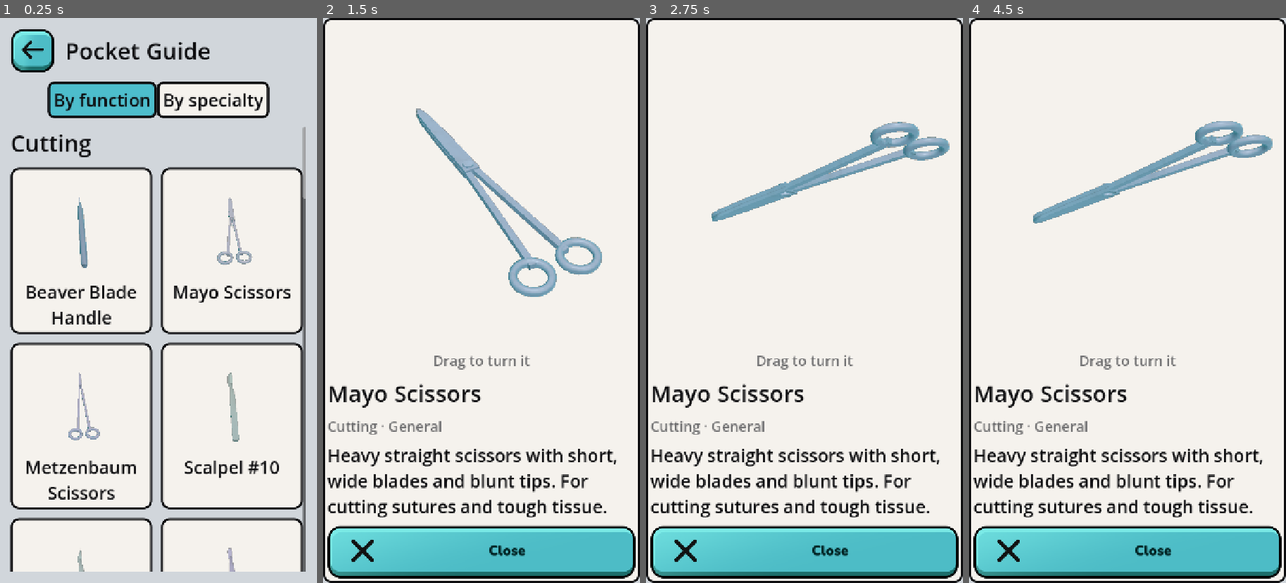
Above: before the commit, frames 1-4 (left to right).
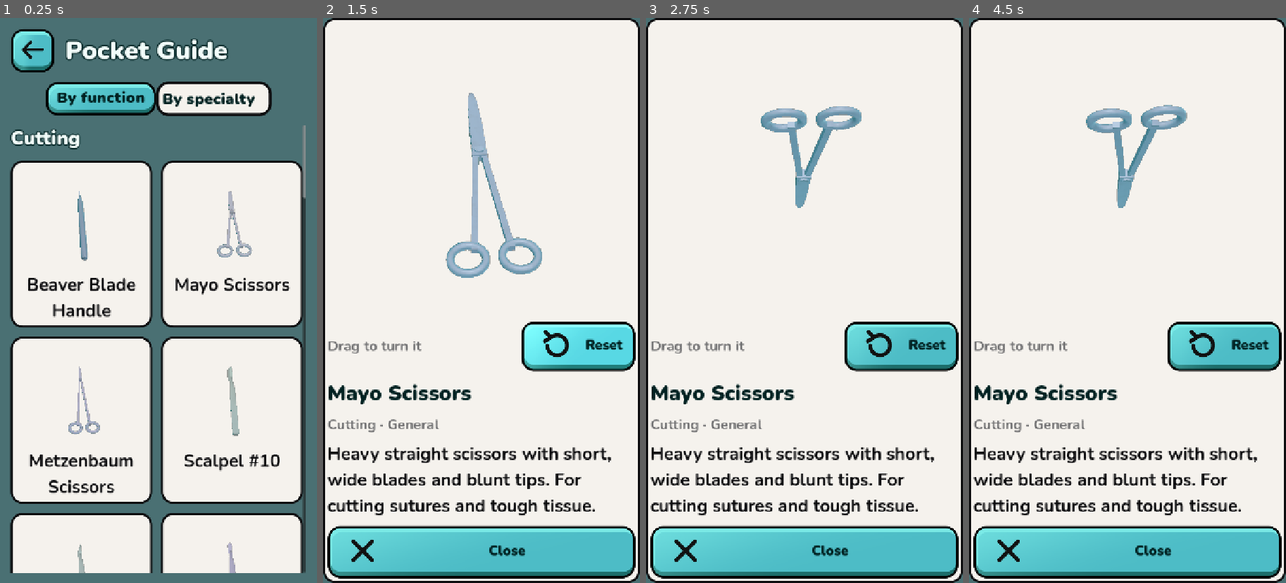
Above: after the commit, the same moments.

Repository: optimisticlucio/untitled-game-jam-game
Game: Godot game, scene res://ui/pocket_guide.tscn
The game is run twice, just before and just after one commit, with the same random seed, the same clock (stepped at 60 frames per second) and the same inputs. This scene is started directly instead of the project's main scene.
Inputs (mouse positions are in pixels of both pictures, inside the frame that each line leads up to):
- Up to frame 1 (0.25 s): no input
- Up to frame 2 (1.5 s): tap Enter at 0.5 s; move the mouse to (551, 272) at 0.52 s; click (551, 272) at 0.67 s; click (579, 345) at 1.25 s, where only the run after the commit has a clickable "Reset"
- Up to frame 3 (2.75 s): drag from (804, 181) to (788, 413) at 2.02 s
- Up to frame 4 (4.5 s): tap Space at 2.75 s; move the mouse to (1159, 176) at 2.77 s; click (1159, 176) at 2.92 s; click (1000, 51) at 3.5 s; tap Enter at 4.25 s; drag from (1111, 413) to (1032, 215) at 4.27 s

The runs differ from the first frame. In frame 1, 45% of the frame differs, in the area x 0-100%, y 0-100%; in frame 2, 13%; in frame 3, 13%; in frame 4, 13%.

Commit message:
Pocket Guide in the game's style; Reset in the tool view
All UI text in Nunito (the buttons' rounded font). Screen and section
titles light with a dark outline, like the logo's lettering (ScreenTitle,
SectionTitle; also on Levels and Leaderboard). The guide's tabs are the
painted button when selected; cards and tabs have the buttons' rounder
corners and a dark bottom edge. The guide keeps a solid background, now the
room's teal. In a tool's view, Reset turns the tool smoothly back to how it
started, and each tool opens the right way up.

Co-Authored-By: Claude Opus 5.5 <noreply@anthropic.com>

Diff:
--- /dev/null
+++ b/ui/icons/reset.svg
@@ -0,0 +1 @@
+<svg xmlns="http://www.w3.org/2000/svg" width="96" height="96" viewBox="0 0 96 96"><!-- placeholder: turn back --><path d="M24 50 A26 26 0 1 0 34 28" fill="none" stroke="#111" stroke-width="10" stroke-linecap="round"/><path d="M20 14 L34 28 L18 38" fill="none" stroke="#111" stroke-width="10" stroke-linecap="round" stroke-linejoin="round"/></svg>
--- a/ui/leaderboard.tscn
+++ b/ui/leaderboard.tscn
@@ -49,7 +49,7 @@
 
 [node name="Title" type="Label" parent="Margin/Column/TopBar" unique_id=1250298023]
 layout_mode = 2
-theme_type_variation = &"HeaderLabel"
+theme_type_variation = &"ScreenTitle"
 text = "Leaderboard"
 vertical_alignment = 1
 
--- a/ui/level_select.tscn
+++ b/ui/level_select.tscn
@@ -49,7 +49,7 @@
 
 [node name="Title" type="Label" parent="Margin/Column/TopBar"]
 layout_mode = 2
-theme_type_variation = &"HeaderLabel"
+theme_type_variation = &"ScreenTitle"
 text = "Levels"
 vertical_alignment = 1
 
--- a/ui/pocket_guide.gd
+++ b/ui/pocket_guide.gd
@@ -23,6 +23,7 @@
 func _ready() -> void:
 	(%BackButton as Button).pressed.connect(_on_back)
 	(%CloseDetailButton as Button).pressed.connect(_detail.hide)
+	(%ResetButton as Button).pressed.connect(_viewer.reset_view)
 	_tabs.tab_changed.connect(func(_tab: int) -> void:
 		get_node(^"/root/UiSounds/Tab").play()
 		_rebuild())
@@ -60,7 +61,7 @@
 			continue
 		var header := Label.new()
 		header.text = names[i]
-		header.theme_type_variation = &"HeaderLabel"
+		header.theme_type_variation = &"SectionTitle"
 		_list.add_child(header)
 		var grid := GridContainer.new()
 		grid.columns = 2
--- a/ui/pocket_guide.tscn
+++ b/ui/pocket_guide.tscn
@@ -1,5 +1,6 @@
 [gd_scene format=3]
 
+[ext_resource type="Texture2D" path="res://ui/icons/reset.svg" id="10_reset"]
 [ext_resource type="Theme" path="res://ui/theme.tres" id="1_c53l7"]
 [ext_resource type="Script" path="res://ui/pocket_guide.gd" id="2_l78u8"]
 [ext_resource type="Texture2D" path="res://ui/icons/back.svg" id="3_tof67"]
@@ -16,10 +17,12 @@
 script = ExtResource("2_l78u8")
 
 [node name="Background" type="ColorRect" parent="." unique_id=542017890]
-layout_mode = 0
+layout_mode = 1
+anchors_preset = 15
 anchor_right = 1.0
 anchor_bottom = 1.0
-color = Color(0.82, 0.84, 0.86, 1)
+mouse_filter = 2
+color = Color(0.29, 0.44, 0.45, 1)
 
 [node name="Margin" type="MarginContainer" parent="." unique_id=1001741226]
 layout_mode = 0
@@ -49,7 +52,7 @@
 
 [node name="Title" type="Label" parent="Margin/Column/TopBar" unique_id=713698887]
 layout_mode = 2
-theme_type_variation = &"HeaderLabel"
+theme_type_variation = &"ScreenTitle"
 text = "Pocket Guide"
 vertical_alignment = 1
 
@@ -93,16 +96,28 @@
 stretch = true
 script = ExtResource("5_rqxye")
 
-[node name="Hint" type="Label" parent="Detail/Column" unique_id=1040696941]
+[node name="HintRow" type="HBoxContainer" parent="Detail/Column"]
 layout_mode = 2
+theme_override_constants/separation = 16
+
+[node name="Hint" type="Label" parent="Detail/Column/HintRow" unique_id=1040696941]
+layout_mode = 2
+size_flags_horizontal = 3
 theme_type_variation = &"SmallLabel"
 text = "Drag to turn it"
-horizontal_alignment = 1
+vertical_alignment = 1
+
+[node name="ResetButton" type="Button" parent="Detail/Column/HintRow"]
+unique_name_in_owner = true
+custom_minimum_size = Vector2(230, 84)
+layout_mode = 2
+text = "Reset"
+icon = ExtResource("10_reset")
 
 [node name="DetailName" type="Label" parent="Detail/Column" unique_id=1064309022]
 unique_name_in_owner = true
 layout_mode = 2
-theme_type_variation = &"HeaderLabel"
+theme_type_variation = &"CardTitle"
 autowrap_mode = 3
 
 [node name="DetailTags" type="Label" parent="Detail/Column" unique_id=671523616]
--- a/ui/theme.tres
+++ b/ui/theme.tres
@@ -137,10 +137,39 @@
 
 [sub_resource type="StyleBoxEmpty" id="StyleBoxEmpty_bar_button"]
 
+[sub_resource type="StyleBoxTexture" id="StyleBoxTexture_tab"]
+content_margin_left = 26.0
+content_margin_top = 10.0
+content_margin_right = 26.0
+content_margin_bottom = 16.0
+texture = ExtResource("1_button")
+texture_margin_left = 30.0
+texture_margin_top = 30.0
+texture_margin_right = 30.0
+texture_margin_bottom = 30.0
+
+[sub_resource type="StyleBoxTexture" id="StyleBoxTexture_tab_hover"]
+content_margin_left = 26.0
+content_margin_top = 10.0
+content_margin_right = 26.0
+content_margin_bottom = 16.0
+texture = ExtResource("1_button")
+texture_margin_left = 30.0
+texture_margin_top = 30.0
+texture_margin_right = 30.0
+texture_margin_bottom = 30.0
+modulate_color = Color(1.15, 1.15, 1.15, 1)
+
 [sub_resource type="FontVariation" id="FontVariation_button"]
 base_font = ExtResource("3_nunito")
 variation_opentype = {
 2003265652: 900
+}
+
+[sub_resource type="FontVariation" id="FontVariation_body"]
+base_font = ExtResource("3_nunito")
+variation_opentype = {
+2003265652: 700
 }
 
 [sub_resource type="StyleBoxFlat" id="StyleBoxFlat_7any1"]
@@ -154,10 +183,13 @@
 border_width_right = 5
 border_width_bottom = 5
 border_color = Color(0.05, 0.05, 0.06, 1)
-corner_radius_top_left = 18
-corner_radius_top_right = 18
-corner_radius_bottom_right = 18
-corner_radius_bottom_left = 18
+corner_radius_top_left = 26
+corner_radius_top_right = 26
+corner_radius_bottom_right = 26
+corner_radius_bottom_left = 26
+corner_detail = 12
+shadow_color = Color(0.05, 0.2, 0.2, 0.9)
+shadow_offset = Vector2(0, 6)
 
 [sub_resource type="StyleBoxFlat" id="StyleBoxFlat_3fgq6"]
 content_margin_top = 8.0
@@ -192,38 +224,6 @@
 
 [sub_resource type="StyleBoxEmpty" id="StyleBoxEmpty_47c11"]
 
-[sub_resource type="StyleBoxFlat" id="StyleBoxFlat_2j8s8"]
-content_margin_left = 14.0
-content_margin_top = 14.0
-content_margin_right = 14.0
-content_margin_bottom = 14.0
-bg_color = Color(0.51, 0.818, 0.86, 1)
-border_width_left = 6
-border_width_top = 6
-border_width_right = 6
-border_width_bottom = 6
-border_color = Color(0.05, 0.05, 0.06, 1)
-corner_radius_top_left = 14
-corner_radius_top_right = 14
-corner_radius_bottom_right = 14
-corner_radius_bottom_left = 14
-
-[sub_resource type="StyleBoxFlat" id="StyleBoxFlat_mo6nk"]
-content_margin_left = 14.0
-content_margin_top = 14.0
-content_margin_right = 14.0
-content_margin_bottom = 14.0
-bg_color = Color(0.3, 0.74, 0.8, 1)
-border_width_left = 6
-border_width_top = 6
-border_width_right = 6
-border_width_bottom = 6
-border_color = Color(0.05, 0.05, 0.06, 1)
-corner_radius_top_left = 14
-corner_radius_top_right = 14
-corner_radius_bottom_right = 14
-corner_radius_bottom_left = 14
-
 [sub_resource type="StyleBoxFlat" id="StyleBoxFlat_qijjd"]
 content_margin_left = 14.0
 content_margin_top = 14.0
@@ -235,10 +235,13 @@
 border_width_right = 6
 border_width_bottom = 6
 border_color = Color(0.05, 0.05, 0.06, 1)
-corner_radius_top_left = 14
-corner_radius_top_right = 14
-corner_radius_bottom_right = 14
-corner_radius_bottom_left = 14
+corner_radius_top_left = 26
+corner_radius_top_right = 26
+corner_radius_bottom_right = 26
+corner_radius_bottom_left = 26
+corner_detail = 12
+shadow_color = Color(0.05, 0.2, 0.2, 0.9)
+shadow_offset = Vector2(0, 6)
 
 [sub_resource type="StyleBoxFlat" id="StyleBoxFlat_de4b7"]
 content_margin_left = 12.0
@@ -257,6 +260,7 @@
 corner_radius_bottom_left = 18
 
 [resource]
+default_font = SubResource("FontVariation_body")
 default_font_size = 40
 BarButton/base_type = &"Button"
 BarButton/colors/icon_hover_color = Color(1.3, 1.3, 1.3, 1)
@@ -317,18 +321,31 @@
 IconButton/styles/normal = SubResource("StyleBoxTexture_icon_button")
 IconButton/styles/pressed = SubResource("StyleBoxTexture_icon_button_pressed")
 Label/colors/font_color = Color(0.05, 0.05, 0.06, 1)
+ScreenTitle/base_type = &"Label"
+ScreenTitle/colors/font_color = Color(0.95, 0.99, 0.98, 1)
+ScreenTitle/colors/font_outline_color = Color(0.02, 0.15, 0.15, 1)
+ScreenTitle/constants/outline_size = 12
+ScreenTitle/font_sizes/font_size = 58
+ScreenTitle/fonts/font = SubResource("FontVariation_button")
+SectionTitle/base_type = &"Label"
+SectionTitle/colors/font_color = Color(0.95, 0.99, 0.98, 1)
+SectionTitle/colors/font_outline_color = Color(0.02, 0.15, 0.15, 1)
+SectionTitle/constants/outline_size = 10
+SectionTitle/font_sizes/font_size = 44
+SectionTitle/fonts/font = SubResource("FontVariation_button")
 SheetPanel/base_type = &"PanelContainer"
 SheetPanel/styles/panel = SubResource("StyleBoxFlat_rtqkv")
 SmallLabel/base_type = &"Label"
 SmallLabel/colors/font_color = Color(0.43, 0.43, 0.43600002, 1)
 SmallLabel/font_sizes/font_size = 32
-TabBar/colors/font_hovered_color = Color(0.05, 0.05, 0.06, 1)
-TabBar/colors/font_selected_color = Color(0.05, 0.05, 0.06, 1)
-TabBar/colors/font_unselected_color = Color(0.05, 0.05, 0.06, 1)
-TabBar/font_sizes/font_size = 40
+TabBar/colors/font_hovered_color = Color(0.0, 0.13, 0.13, 1)
+TabBar/colors/font_selected_color = Color(0.0, 0.13, 0.13, 1)
+TabBar/colors/font_unselected_color = Color(0.0, 0.13, 0.13, 1)
+TabBar/font_sizes/font_size = 36
+TabBar/fonts/font = SubResource("FontVariation_button")
 TabBar/styles/tab_focus = SubResource("StyleBoxEmpty_47c11")
-TabBar/styles/tab_hovered = SubResource("StyleBoxFlat_2j8s8")
-TabBar/styles/tab_selected = SubResource("StyleBoxFlat_mo6nk")
+TabBar/styles/tab_hovered = SubResource("StyleBoxTexture_tab_hover")
+TabBar/styles/tab_selected = SubResource("StyleBoxTexture_tab")
 TabBar/styles/tab_unselected = SubResource("StyleBoxFlat_qijjd")
 TealPanel/base_type = &"PanelContainer"
 TealPanel/styles/panel = SubResource("StyleBoxFlat_de4b7")
--- a/ui/tool_viewer.gd
+++ b/ui/tool_viewer.gd
@@ -1,12 +1,35 @@
 class_name ToolViewer
 extends ToolPreview
 ## A ToolPreview you can turn with a finger or the mouse. It spins by itself until touched, and
-## starts again resume_seconds after you let go.
+## starts again resume_seconds after you let go. reset_view() turns it back to how it started.
 
 @export var drag_sensitivity := 0.01
 @export var resume_seconds := 2.0
+@export var reset_seconds := 0.35
 
 var _idle := INF
+var _reset_tween: Tween
+
+
+## Every tool opens the right way up, whatever the last one was turned to.
+func show_tool(scene: PackedScene) -> void:
+	if not is_node_ready():
+		await ready
+	if _reset_tween:
+		_reset_tween.kill()
+	_pivot.quaternion = Quaternion.IDENTITY
+	_idle = INF
+	super.show_tool(scene)
+
+
+## Turns the tool smoothly back to how it started; it rests a moment, then spins again.
+func reset_view() -> void:
+	if _reset_tween:
+		_reset_tween.kill()
+	_idle = 0.0
+	_reset_tween = create_tween()
+	_reset_tween.tween_property(_pivot, "quaternion", Quaternion.IDENTITY, reset_seconds) \
+			.set_trans(Tween.TRANS_SINE).set_ease(Tween.EASE_IN_OUT)
 
 
 func _gui_input(event: InputEvent) -> void:
@@ -14,6 +37,8 @@
 		var motion := event as InputEventMouseMotion
 		_pivot.global_rotate(Vector3.UP, motion.relative.x * drag_sensitivity)
 		_pivot.global_rotate(Vector3.RIGHT, motion.relative.y * drag_sensitivity)
+		if _reset_tween:
+			_reset_tween.kill()
 		_idle = 0.0
 		accept_event()
 
Not shown, added: ui/icons/reset.svg.import
